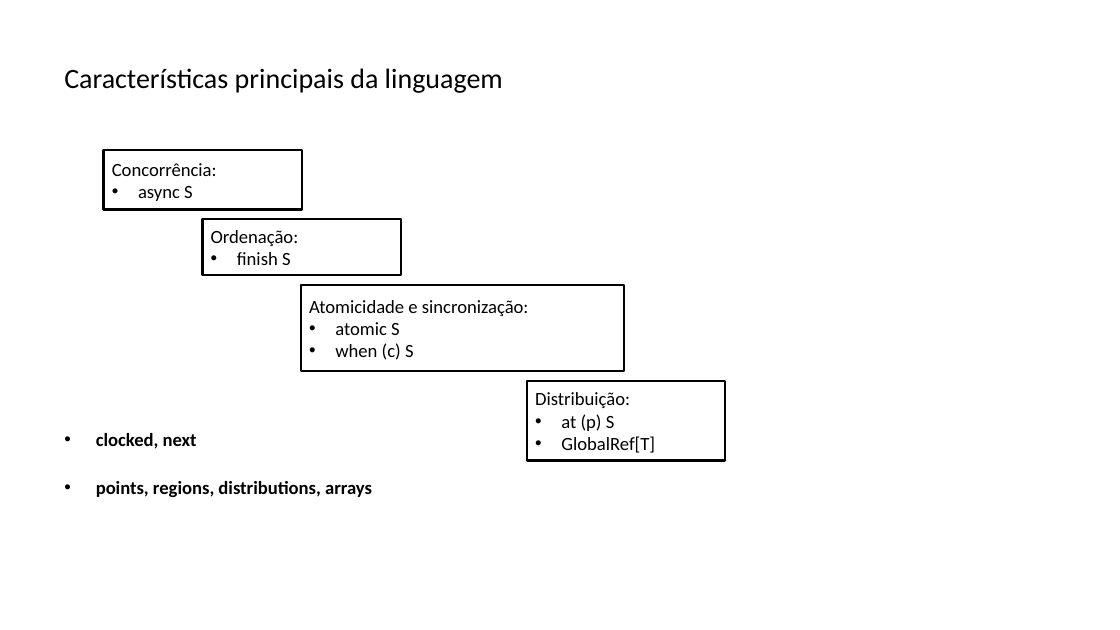
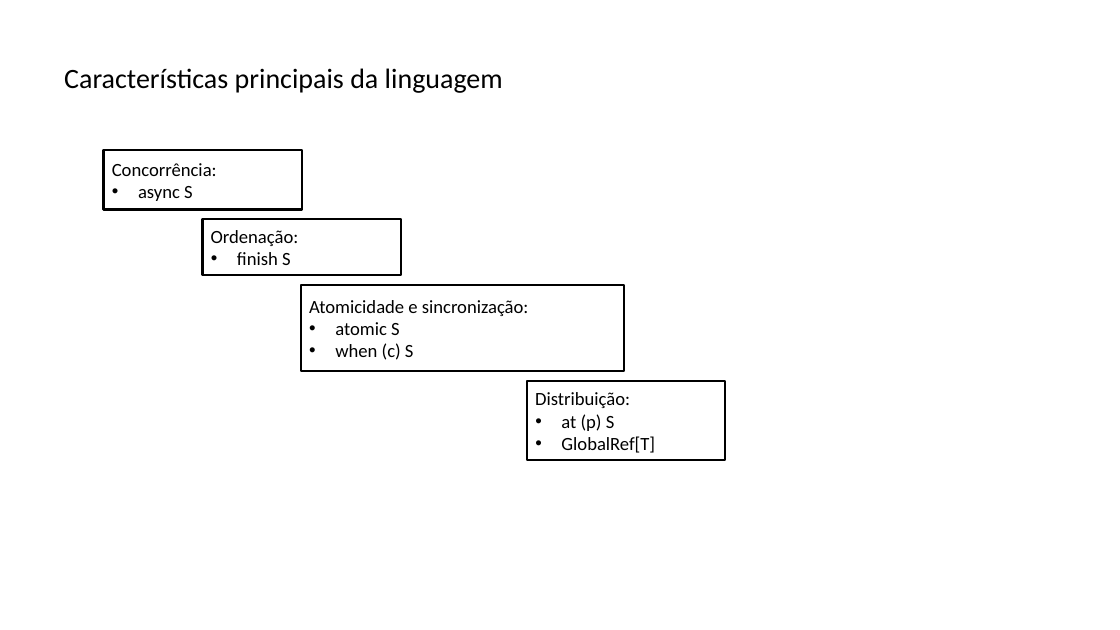
Before and after one commit to lquatrin/inf2591, a slide deck: slide 19 of x10.pptx (slide 18 before the commit). Drawn at 1120x630 pixels with LibreOffice and Linux fonts; fonts in the diff are those of the drawing. Boxes give left, top, right and bottom in pixels: in the first picture for what was removed or moved away, otherwise in the second. Text is boxed around its words. In the diff, an @@ line names an element or a change of style, - is before the commit and + after.

```diff
--- a/x10.pptx
+++ b/x10.pptx
@@ text removed at (96,433,372,497) @@
-• clocked, next
-• points, regions, distributions, arrays
```
Also in this commit, not shown: 22 other slides changed, 2 slides added, 2 slides removed.
